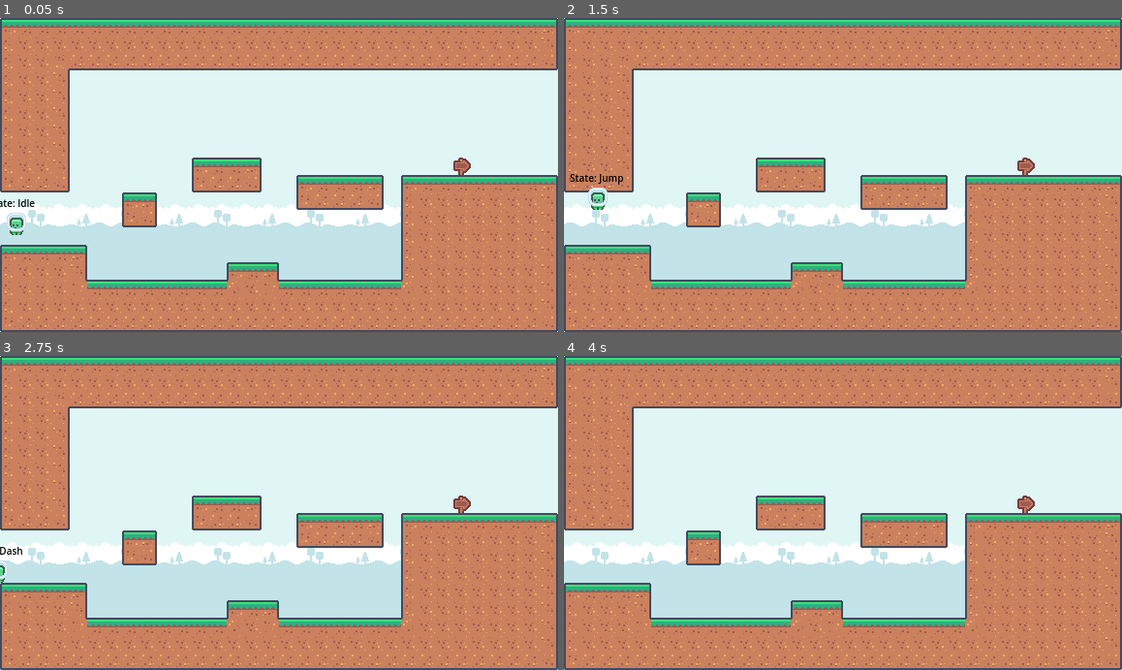
Above: before the commit, frames 1-4 (two rows, left to right).
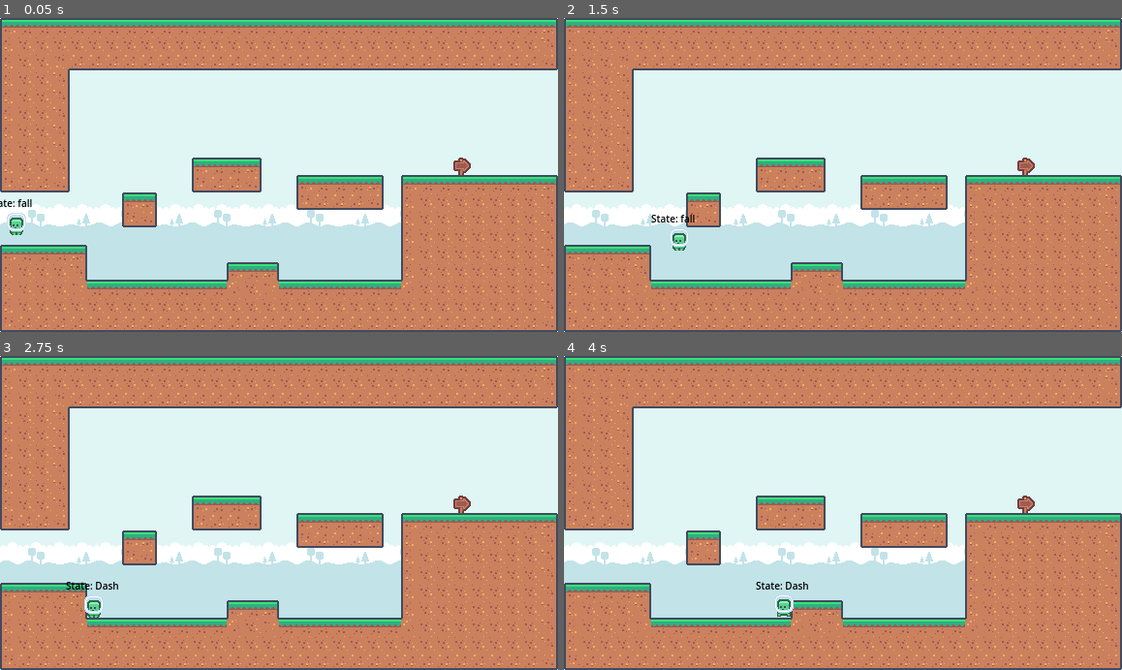
Above: after the commit, the same moments.

Repository: coruja182/zenva-godot-2024-tier-3
Game: Godot game, scene res://Scenes/level_1.tscn
Same seed, same stepped clock (60 frames per second), same inputs: the game is played once before the commit and once after it.
Inputs:
- Up to frame 1 (0.05 s): no input
- Up to frame 2 (1.5 s): tap Enter at 0.5 s; hold D (move_right) from 0.53 s (still down); tap Shift (dash) at 0.6 s; tap Space (jump) at 0.77, 0.8, 1.07, 1.35 s
- Up to frame 3 (2.75 s): tap Space (jump) at 1.52, 1.82, 2.3 s; tap Shift (dash) at 1.55, 2.1 s; release D (move_right) at 2.03 s; hold A (move_left) from 2.03 s (still down)
- Up to frame 4 (4 s): release A (move_left) at 2.78 s; hold D (move_right) from 2.78 s (still down); tap Shift (dash) at 2.85 s; tap Space (jump) at 3.02, 3.32, 3.6, 3.77 s

The runs differ from the first frame. In frame 1, less than 0.1% of the frame differs, in the area x 3-7%, y 57-61%; in frame 2, 0.6%, in the area x 1-24%, y 49-75%; in frame 3, 0.4%; in frame 4, 0.3%.

Commit message:
feat(2d platformer): enhance player state management and jump mechanics

Diff:
--- a/2d-platformer-tutorial/Scenes/player/player.tscn
+++ b/2d-platformer-tutorial/Scenes/player/player.tscn
@@ -41,7 +41,7 @@
 [node name="AnimatedSprite2D" type="AnimatedSprite2D" parent="."]
 sprite_frames = SubResource("SpriteFrames_kf5c0")
 animation = &"Idle"
-frame_progress = 0.363215
+frame_progress = 0.9445
 
 [node name="CollisionShape2D" type="CollisionShape2D" parent="."]
 position = Vector2(0, 3)
--- a/2d-platformer-tutorial/Scripts/player/player.gd
+++ b/2d-platformer-tutorial/Scripts/player/player.gd
@@ -16,7 +16,7 @@
 
 
 # State Machine Related Code #
-var current_state: String =  ""
+var current_state: String = ""
 var can_dash: bool = true
 var max_jumps: int = 3
 var jump_count: int = 0
@@ -27,9 +27,8 @@
 
 
 func _physics_process(delta: float) -> void:
-
 	if not is_on_floor():
-		var target_velocity : float = min(velocity.y + acceleration * delta, max_speed)
+		var target_velocity: float = min(velocity.y + acceleration * delta, max_speed)
 		velocity.y = lerp(velocity.y, target_velocity, 0.6)
 
 	direction = Input.get_axis("ui_left", "ui_right")
@@ -58,9 +57,17 @@
 	animation.play("Idle")
 
 
+func go_idle() -> void:
+	velocity.x = lerp(velocity.x, 0.0, FRICTION)
+
+
+func can_jump() -> bool:
+	return jump_count < max_jumps
+
+
 func jump(delta: float) -> void:
 	jump_count += 1
-	velocity.y = -jump_height * delta
+	velocity.y = - jump_height * delta
 
 
 func move_left(delta: float) -> void:
--- a/2d-platformer-tutorial/Scripts/player/states/idle_state.gd
+++ b/2d-platformer-tutorial/Scripts/player/states/idle_state.gd
@@ -13,11 +13,11 @@
 		elif Input.is_action_pressed("move_left"):
 			player.change_state("Move")
 
-		if Input.is_action_just_pressed("jump") and (player.jump_count < player.max_jumps):
-			player.jump_count += 1
-			player.velocity.y = -player.jump_height * delta
+		if Input.is_action_just_pressed("jump") and player.can_jump():
+			player.jump(delta)
 			player.change_state("Jump")
 
 		if Input.is_action_just_pressed("dash") and player.can_dash and player.is_on_floor():
 			player.change_state("Dash")
-		player.velocity.x = lerp(player.velocity.x, 0.0, player.FRICTION)
+
+		player.go_idle()
--- a/2d-platformer-tutorial/Scripts/player/states/jump_state.gd
+++ b/2d-platformer-tutorial/Scripts/player/states/jump_state.gd
@@ -1,2 +1,20 @@
 extends State
 class_name JumpState
+
+
+func reset_node() -> void:
+	pass
+
+
+func _physics_process(delta: float) -> void:
+	if player.current_state == "Jump":
+		if Input.is_action_pressed("move_right"):
+			player.move_left(delta)
+		elif Input.is_action_pressed("move_left"):
+			player.move_right(delta)
+
+		if Input.is_action_just_pressed("jump") and (player.jump_count < player.max_jumps):
+			player.jump(delta)
+
+		if Input.is_action_just_pressed("dash") and player.can_dash and player.is_on_floor():
+			player.change_state("Dash")
--- a/2d-platformer-tutorial/Scripts/player/states/move_state.gd
+++ b/2d-platformer-tutorial/Scripts/player/states/move_state.gd
@@ -14,10 +14,12 @@
 	else:
 		player.change_state("Idle")
 
-	if Input.is_action_just_pressed("jump") and (player.jump_count < player.max_jumps):
+	if Input.is_action_just_pressed("jump") and player.can_jump():
 		player.jump(delta)
 		player.change_state("Jump")
 
 	if Input.is_action_just_pressed("dash") and player.can_dash and player.is_on_floor():
 		player.change_state("Dash")
-	player.velocity.x = lerp(player.velocity.x, 0.0, player.FRICTION)
+
+	if player.velocity.y > 0:
+		player.change_state("fall")
